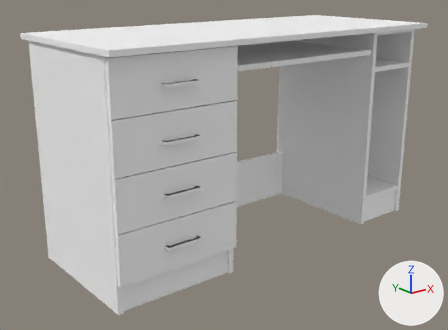
What one commit did to the FBX model Assets/Prefabs/NorasFlat/noraqdesk2.fbx.
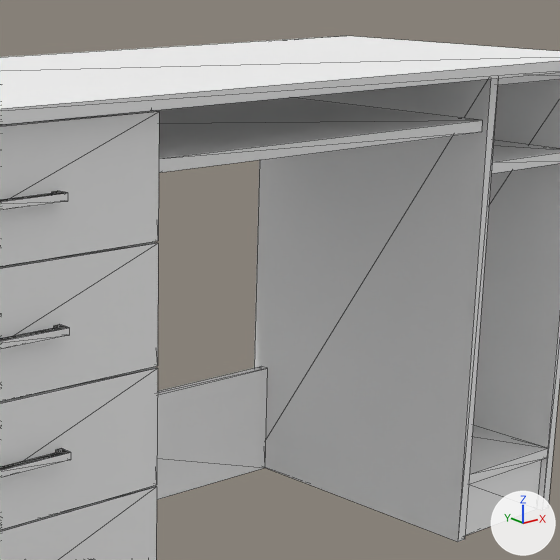
Old and new are each drawn whole from a 50 mm lens placed at (-0.00689, -0.02046, 0.00994), pointed at (0.00718, -0.00287, 0.0029) and again close up on the part from 38% to 90% of the width and 0% to 70% of the height. Lighting does not change. The marker at lower right points along +X, +Y and +Z. The older version's two pictures come first. The close-ups show mesh edges as thin lines. Where no turn or scale is listed for an object, it has been applied to the vertices.

In view in the first close-up: 'defaultobject', 'defaultobject.001', 'defaultobject.002'.
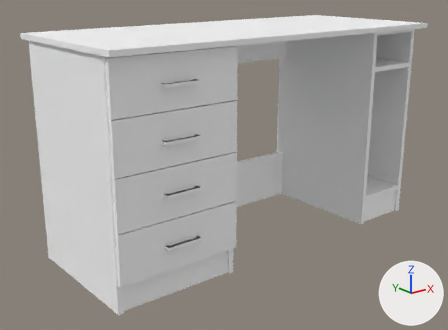
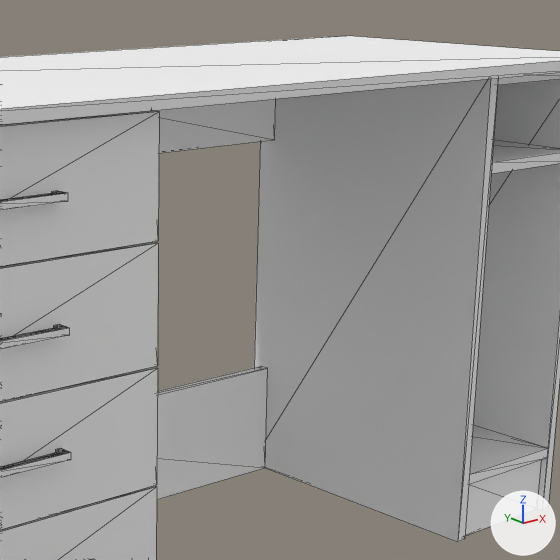
The newer file is also turned or shifted as a whole; pictures and numbers use the older file's frame.

What changed in the scene script:
```text
Change me_defaultobject:
    used by ob_defaultobject; location = (0.0, 0.0, 0.0)
    remove me_defaultobject.from_pydata(...)  # 264 vertices, 456 faces; spans x 0.00089..0.01489, y -0.006..0.0, z 0.0..0.00798
    add me_defaultobject.from_pydata(...)  # 256 vertices, 444 faces; spans x 0.00089..0.01489, y -0.006..0.0, z 0.0..0.00798
    me_defaultobject part 1: the loose piece of 8 vertices spanning x 0.00562..0.01216, y -0.0055..-0.001, z 0.00692..0.0071 is deleted
```

Where the change shows, as pixel boxes (x1, y1, x2, y2) in the close-ups (560 x 560 px):
part 1 of me_defaultobject, deleted
    before: (152, 98, 482, 173)
